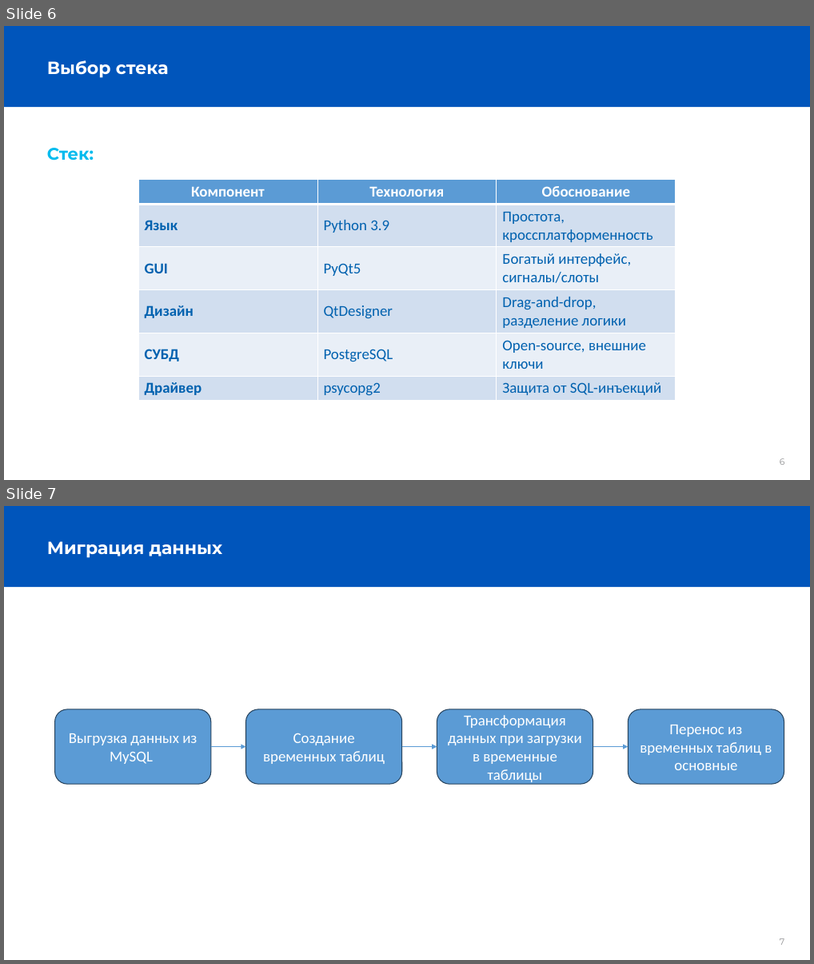
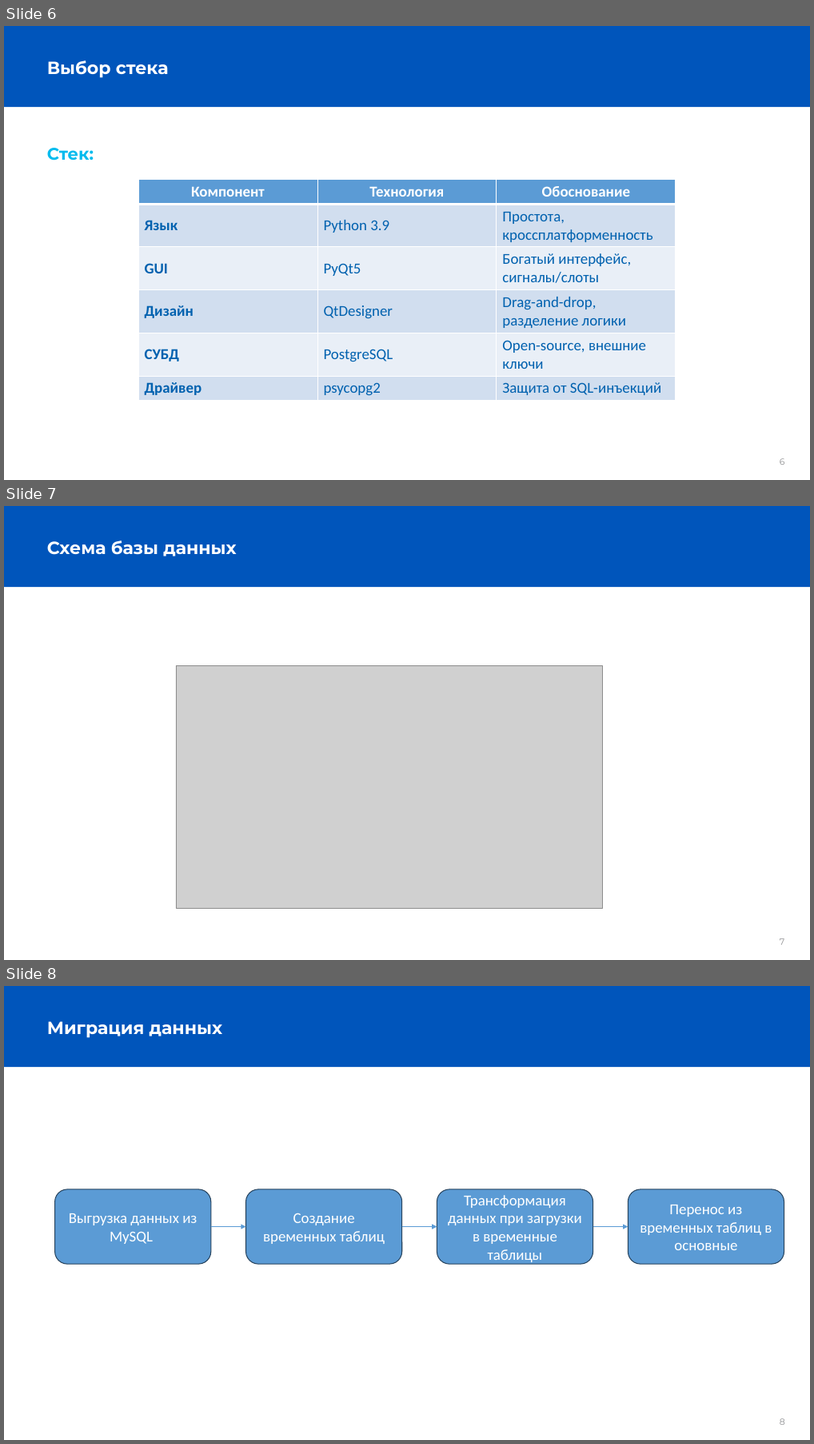
Before and after one commit to MLZayn/Diplome, a slide deck: Диплом.pptx. Shown one above the other, each under a label of ours: slides 6 and 7 before the commit, slides 6, 7 and 8 after it. The pictures are 814x964 and 814x1444 pixels, drawn with LibreOffice and Linux fonts; fonts in the diff are those of the drawing; grey boxes stand for pictures; background and template pictures are left out. Boxes give left, top, right and bottom in pixels: in the first picture for what was removed or moved away, otherwise in the second. Text is boxed around its words. In the diff, an @@ line names an element or a change of style, - is before the commit and + after.

```diff
--- a/Диплом.pptx
+++ b/Диплом.pptx
@@ slide 7 added at bbox=[4, 506, 810, 960], background #FFFFFF; not listed: 2 template elements that a slide beside it also shows @@
@@ title added at bbox=[47, 540, 236, 556], 21 pt, text #FFFFFF, bold @@
+Схема базы данных
@@ picture added at bbox=[176, 665, 602, 908] @@
@@ what was slide 7 is now slide 8 @@
@@ page number at bbox=[780, 1418, 786, 1424]: text changed @@
-7
+8
```
Also in this commit, not shown: 1 slide changed, 4 other slides added, 1 slide removed.
